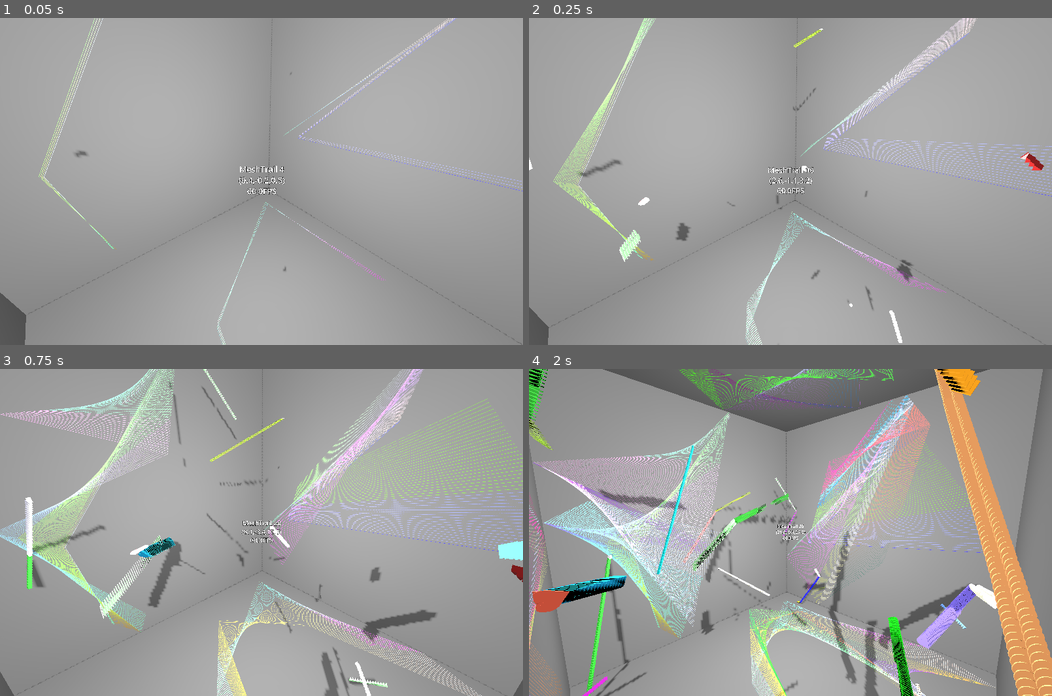
Above: before the commit, frames 1-4 (two rows, left to right).
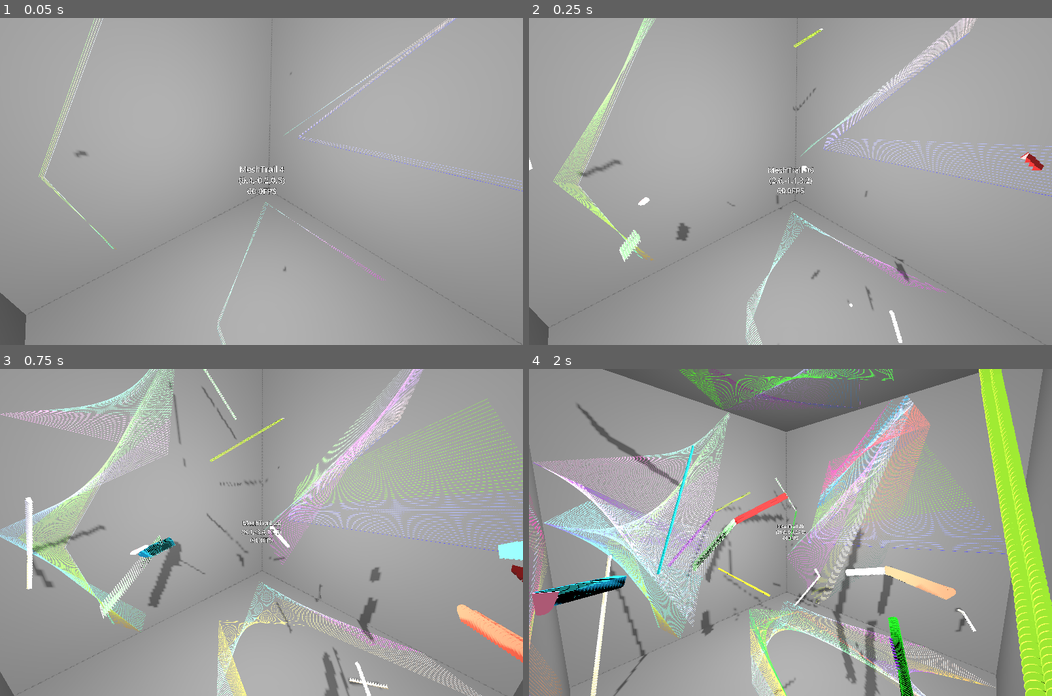
Above: after the commit, the same moments.

Repository: kasworld/gd4game3d
Game: Godot game, scene res://main.tscn
Same seed, same stepped clock (60 frames per second), same inputs: the game is played once before the commit and once after it.
Inputs (mouse positions are in pixels of both pictures, inside the frame that each line leads up to):
- Up to frame 1 (0.05 s): no input
- Up to frame 2 (0.25 s): no input
- Up to frame 3 (0.75 s): tap Enter at 0.5 s; move the mouse to (376, 516) at 0.52 s; click (376, 516) at 0.67 s
- Up to frame 4 (2 s): move the mouse to (685, 548) at 1.27 s; click (685, 548) at 1.42 s

Frame 1 is identical in both runs. In frame 2, less than 0.1% of the frame differs, in the area x 69-74%, y 73-80%; in frame 3, 1.8%; in frame 4, 17%, in the area x 0-100%, y 0-100%.

Commit message:
rename MeshTrail

Diff:
--- a/mesh_trail/mesh_trail.tscn
+++ b/mesh_trail/mesh_trail.tscn
@@ -2,5 +2,5 @@
 
 [ext_resource type="Script" uid="uid://dtntmrnos3ie" path="res://mesh_trail/mesh_trail.gd" id="1_8pbi7"]
 
-[node name="BallTrail2" type="Node3D"]
+[node name="MeshTrail" type="Node3D"]
 script = ExtResource("1_8pbi7")
